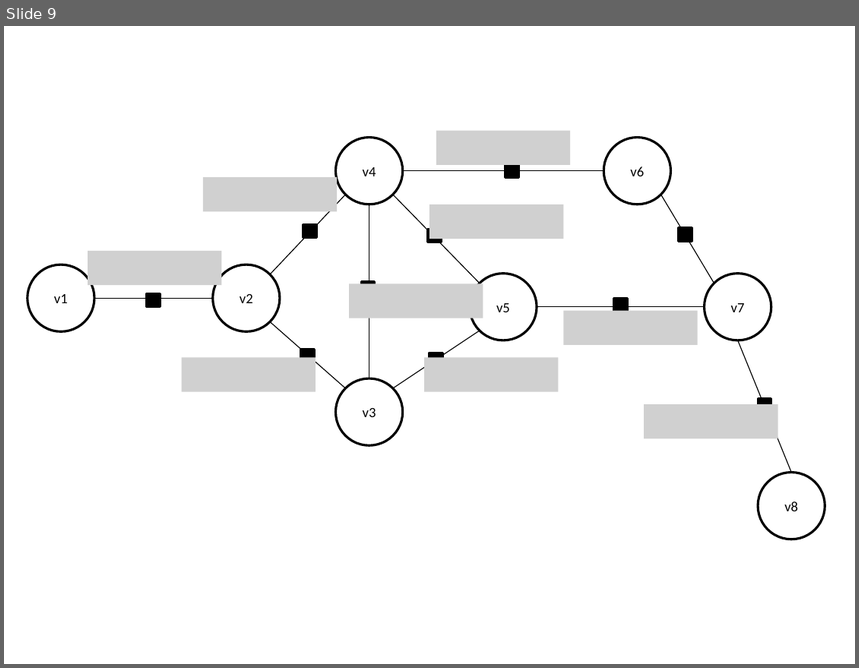
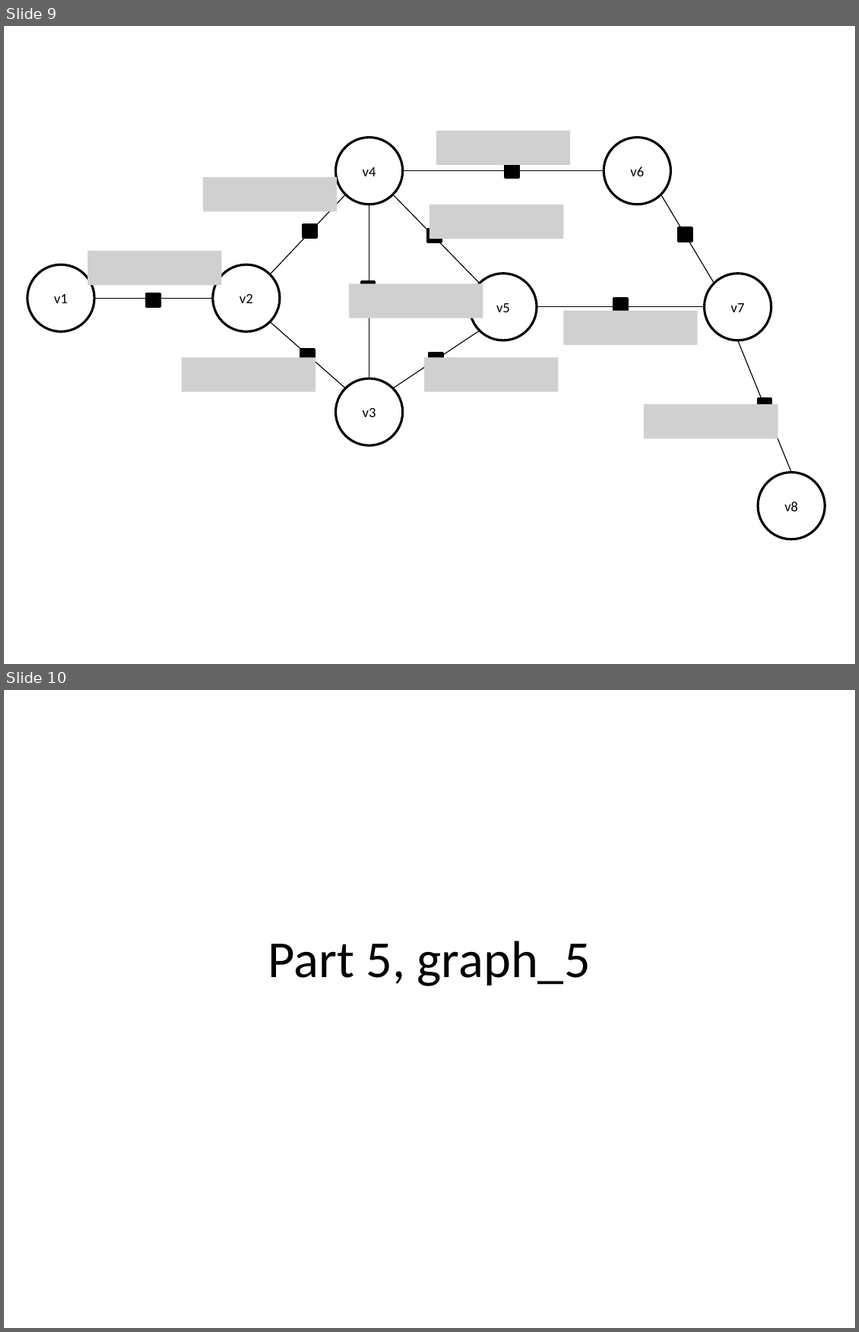
Before and after one commit to andreacasalino/Easy-Factor-Graph, a slide deck: content/Sample/Sample_06_Learning_A/README.pptx. Shown one above the other, each under a label of ours: slide 9 before the commit, slides 9 and 10 after it. The pictures are 859x668 and 859x1332 pixels, drawn with LibreOffice and Linux fonts; fonts in the diff are those of the drawing; grey boxes stand for pictures. Boxes give left, top, right and bottom in pixels: in the first picture for what was removed or moved away, otherwise in the second. Text is boxed around its words. In the diff, an @@ line names an element or a change of style, - is before the commit and + after.

```diff
--- a/content/Sample/Sample_06_Learning_A/README.pptx
+++ b/content/Sample/Sample_06_Learning_A/README.pptx
@@ slide 10 added at (4, 690, 855, 1328), background #FFFFFF @@
@@ title added at (268, 941, 591, 986), 44 pt, text #000000 @@
+Part 5, graph_5
```
Also in this commit, not shown: 1 slide changed, 1 other slide added, 6 other files.
